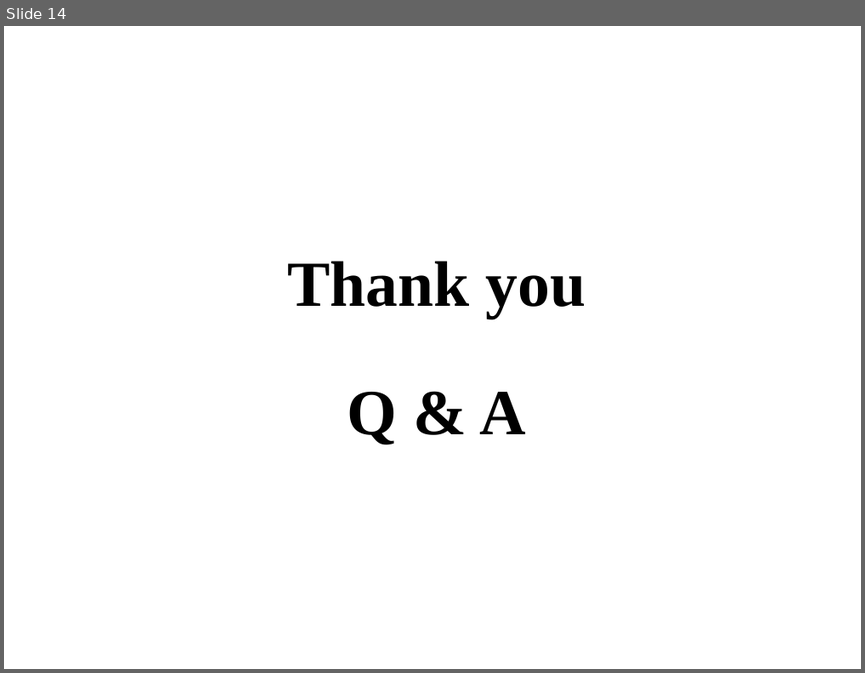
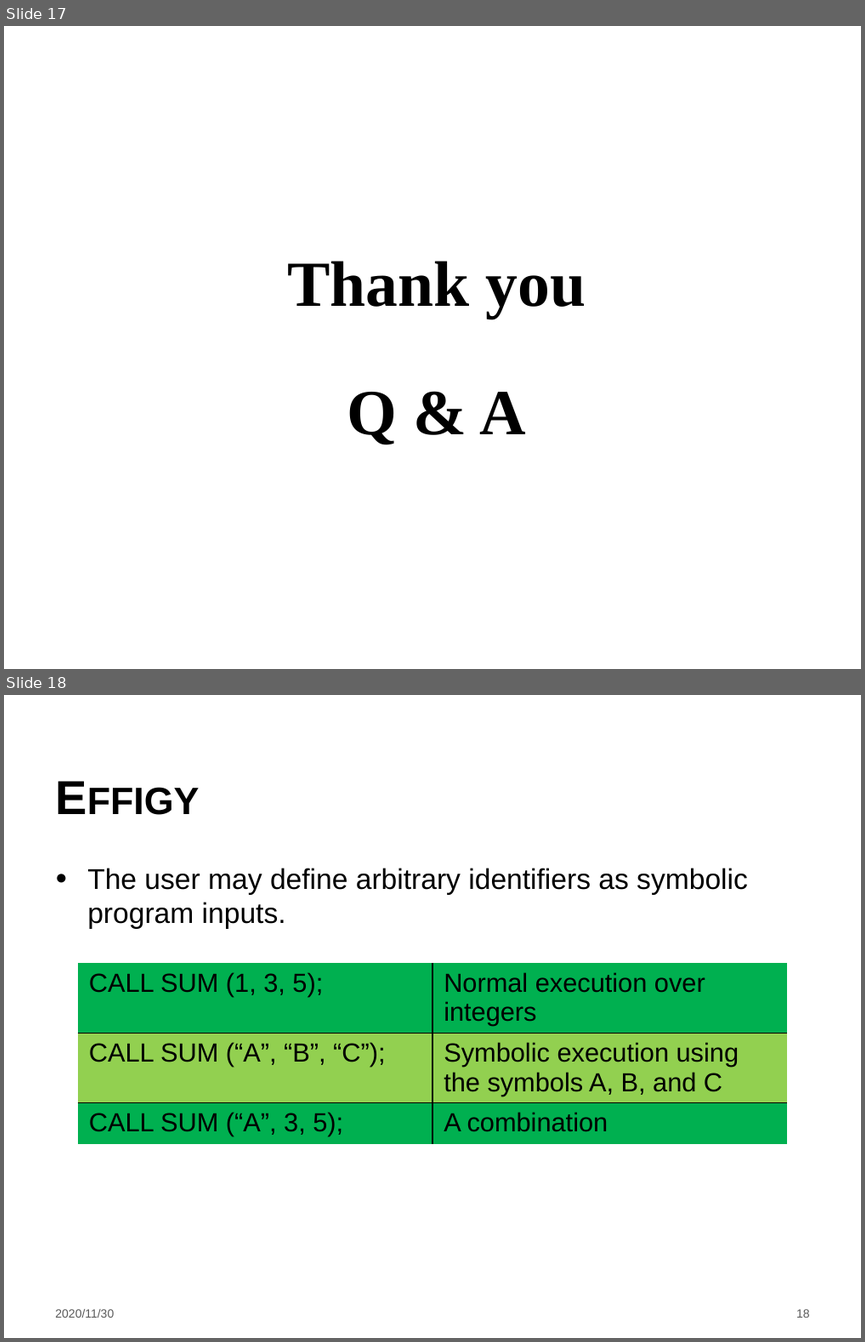
Before and after one commit to LintianShi/Research-Proposal, a slide deck: Symbolic_execution.pptx. Shown one above the other, each under a label of ours: slide 14 before the commit, slides 17 and 18 after it. The pictures are 865x673 and 865x1342 pixels, drawn with LibreOffice and Linux fonts; fonts in the diff are those of the drawing; background and template pictures are left out. Boxes give left, top, right and bottom in pixels: in the first picture for what was removed or moved away, otherwise in the second. Text is boxed around its words. In the diff, an @@ line names an element or a change of style, - is before the commit and + after.

Commit message:
effigy

```diff
--- a/Symbolic_execution.pptx
+++ b/Symbolic_execution.pptx
@@ slide 18 added at [4, 695, 861, 1338], background #FFFFFF @@
@@ title added at [46, 706, 754, 828], 40 pt, text #000000, bold, small capitals @@
+Effigy
@@ text added at [87, 868, 748, 929], 24 pt, text #000000 @@
+● The user may define arbitrary identifiers as symbolic program inputs.
@@ table added at [78, 962, 787, 1153], 3 rows, 2 columns @@
+CALL SUM (1, 3, 5); | Normal execution over integers
+CALL SUM (“A”, “B”, “C”); | Symbolic execution using the symbols A, B, and C
+CALL SUM (“A”, 3, 5); | A combination
@@ text added at [55, 1309, 114, 1317], 10 pt, text #595959 @@
+2020/11/30
@@ page number added at [796, 1309, 810, 1317], 10 pt, text #595959 @@
+18
@@ what was slide 14 is now slide 17 @@
```
Also in this commit, not shown: 2 slides changed, 4 other slides added.
